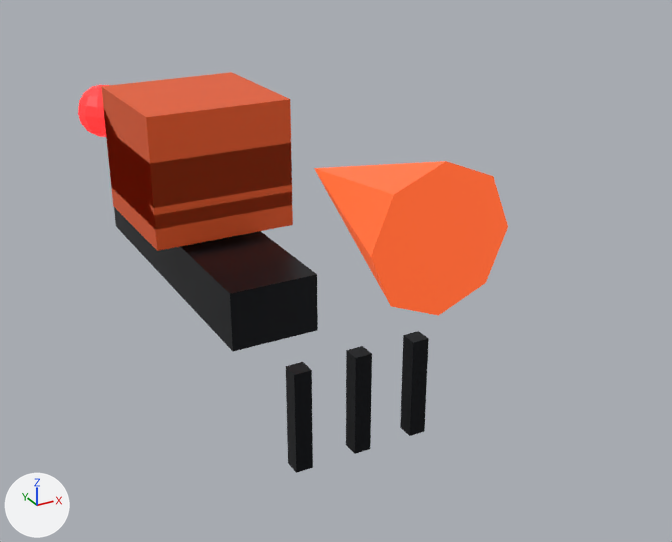
Two versions of the Blender file tools/blender/lib/bike_parts.blend, one commit apart.
One viewpoint serves both versions: a 50 mm camera at (-1.11, -3.04, 1.5) aimed at (0.3, -0.48, 0.23). Arrows for +X, +Y and +Z are at lower left; the lights stay in place. The first picture is the older version. The same objects are shown in both versions, whatever each file hides.

The scene before the commit, as lines of its bpy script (objects in view):
```python
ob_chassis_base = bpy.data.objects.new('chassis_base', me_chassis_base_mesh)
ob_chassis_base.location = (0.0, 0.0, 0.2)
ob_chassis_base.scale = (0.6, 2.5, 0.4)
ob_fairing_bare = bpy.data.objects.new('fairing_bare', me_fairing_bare_mesh)
ob_fairing_bare.location = (0.0, 0.0, 0.55)
ob_fairing_full = bpy.data.objects.new('fairing_full', me_fairing_full_mesh)
ob_fairing_full.location = (0.0, 0.0, 0.55)
ob_fairing_swept = bpy.data.objects.new('fairing_swept', me_fairing_swept_mesh)
ob_fairing_swept.location = (0.0, 0.0, 0.55)
ob_fin_marker = bpy.data.objects.new('fin_marker', me_fin_marker_mesh)
ob_fin_marker.location = (0.0, -1.2, 0.75)
ob_fork_dual = bpy.data.objects.new('fork_dual', me_fork_dual_mesh)
ob_fork_dual.location = (0.0, -1.15, 0.16)
ob_fork_single = bpy.data.objects.new('fork_single', me_fork_single_mesh)
ob_fork_single.location = (0.0, -1.15, 0.16)
ob_tail_marker = bpy.data.objects.new('tail_marker', me_tail_marker_mesh)
ob_tail_marker.location = (0.0, 1.2, 0.45)
```
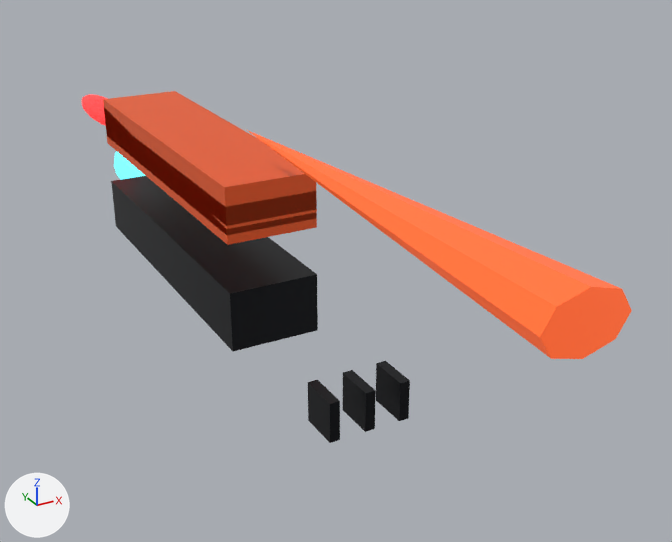
Commit message: live mount-follow + chassisVariant for bespoke per-bike geometry

What the commit changed:
In object 'fairing_bare' (ob_fairing_bare), parent is now set to ob_mount_fairing.
Object 'fairing_bare' (ob_fairing_bare) moves from (0.0, 0.0, 0.55) to (0.0, 0.0, 0.0).
In object 'fairing_full' (ob_fairing_full), parent is now set to ob_mount_fairing.
Object 'fairing_full' (ob_fairing_full) moves from (0.0, 0.0, 0.55) to (0.0, 0.0, 0.0).
In object 'fairing_swept' (ob_fairing_swept), parent is now set to ob_mount_fairing.
Object 'fairing_swept' (ob_fairing_swept) moves from (0.0, 0.0, 0.55) to (0.0, 0.0, 0.0).
In object 'fin_marker' (ob_fin_marker), parent is now set to ob_mount_fin.
Object 'fin_marker' (ob_fin_marker) moves from (0.0, -1.2, 0.75) to (0.0, 0.0, 0.0).
In object 'fork_dual' (ob_fork_dual), parent is now set to ob_mount_fork.
Object 'fork_dual' (ob_fork_dual) moves from (0.0, -1.15, 0.16) to (0.0, 0.0, 0.0).
In object 'fork_single' (ob_fork_single), parent is now set to ob_mount_fork.
Object 'fork_single' (ob_fork_single) moves from (0.0, -1.15, 0.16) to (0.0, 0.0, 0.0).
In object 'tail_marker' (ob_tail_marker), parent is now set to ob_mount_tail.
Object 'tail_marker' (ob_tail_marker) moves from (0.0, 1.2, 0.45) to (0.0, 0.0, 0.0).

Boxes (x1, y1, x2, y2) around the edits, measured in the pictures (672 x 542 px):
'fin_marker', moved: before (314, 161, 508, 316); after (247, 130, 632, 359)
'fairing_full', moved: before (101, 72, 293, 251); after (103, 91, 317, 245)
'fork_dual', moved: before (286, 331, 429, 473); after (308, 361, 410, 443)
'fairing_bare', moved: before (106, 130, 292, 208); after (107, 118, 317, 225)
'fork_single', moved: before (346, 346, 372, 454); after (343, 370, 376, 432)
'fairing_swept', moved: before (104, 110, 292, 229); after (104, 107, 317, 234)
'tail_marker', moved: before (78, 85, 108, 137); after (82, 95, 107, 126)
